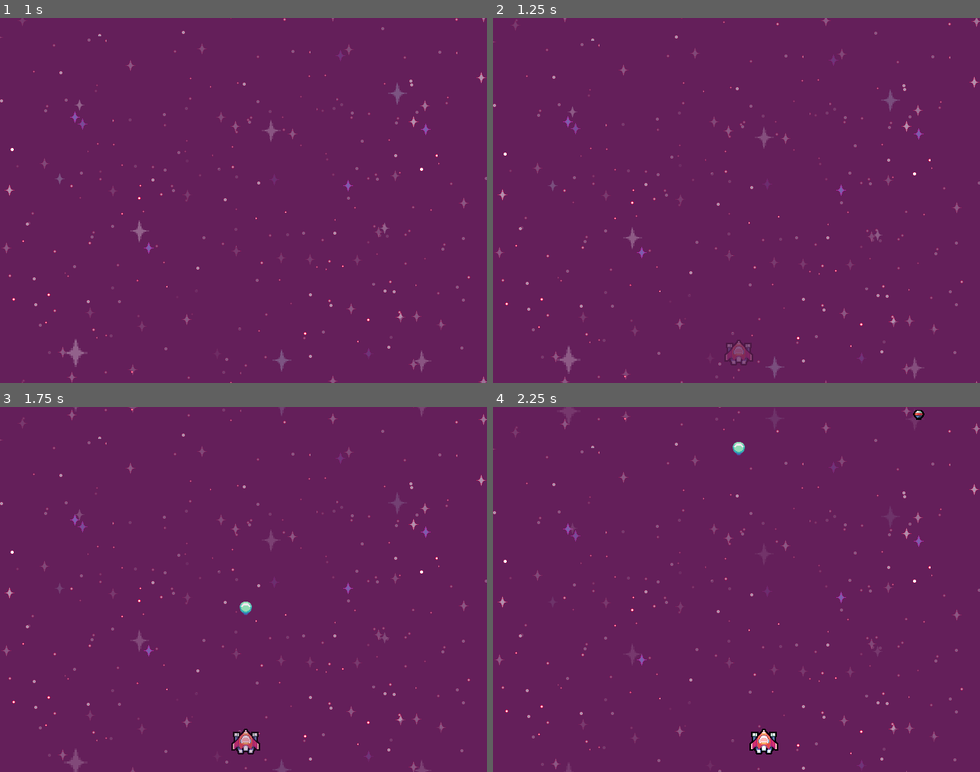
Above: before the commit, frames 1-4 (two rows, left to right).
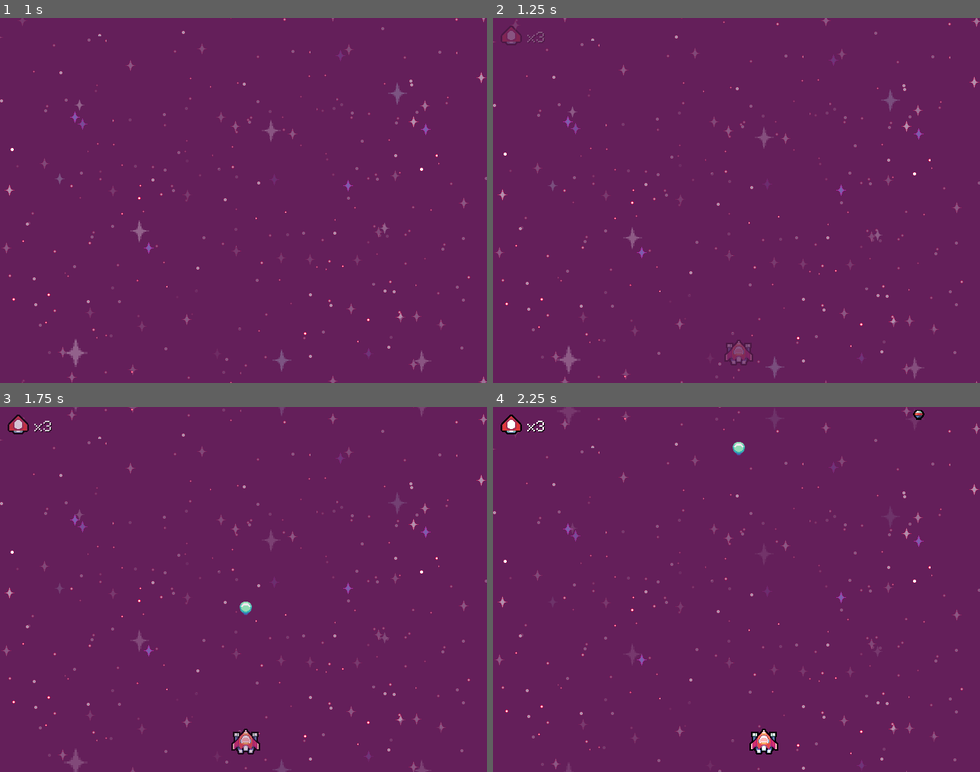
Above: after the commit, the same moments.

Repository: Bandeiraa/Space-Shooter-2.0
Game: Godot game, scene res://scenes/management/game_level.tscn
The game is run twice, just before and just after one commit, with the same random seed, the same clock (stepped at 60 frames per second) and the same inputs. The project has no main scene, so this scene is started directly.
Inputs:
- Up to frame 1 (1 s): hold D (right) from 0.53 s (still down); tap Q (shoot) at 0.6 s
- Up to frame 2 (1.25 s): keep holding D (right)
- Up to frame 3 (1.75 s): release D (right) at 1.28 s; hold A (left) from 1.28 s (still down); tap Q (shoot) at 1.35 s
- Up to frame 4 (2.25 s): release A (left) at 2.03 s; hold D (right) from 2.03 s (still down); tap Q (shoot) at 2.1 s

Frame 1 is identical in both runs. In frame 2, 0.1% of the frame differs, in the area x 2-11%, y 2-8%; in frame 3, 0.2%, in the area x 1-11%, y 2-8%; in frame 4, 0.2%.

Commit message:
Interface (WIP)

Diff:
--- /dev/null
+++ b/scenes/environment/interface.tscn
@@ -0,0 +1,78 @@
+[gd_scene load_steps=7 format=2]
+
+[ext_resource path="res://assets/hud/lives_icon.png" type="Texture" id=1]
+[ext_resource path="res://assets/hud/font/monogram.ttf" type="DynamicFontData" id=2]
+[ext_resource path="res://scripts/environment/interface.gd" type="Script" id=3]
+
+[sub_resource type="DynamicFont" id=1]
+size = 32
+font_data = ExtResource( 2 )
+
+[sub_resource type="Animation" id=3]
+length = 0.001
+tracks/0/type = "value"
+tracks/0/path = NodePath("HBox:modulate")
+tracks/0/interp = 1
+tracks/0/loop_wrap = true
+tracks/0/imported = false
+tracks/0/enabled = true
+tracks/0/keys = {
+"times": PoolRealArray( 0 ),
+"transitions": PoolRealArray( 1 ),
+"update": 0,
+"values": [ Color( 1, 1, 1, 0 ) ]
+}
+
+[sub_resource type="Animation" id=2]
+resource_name = "show_interface"
+tracks/0/type = "value"
+tracks/0/path = NodePath("HBox:modulate")
+tracks/0/interp = 1
+tracks/0/loop_wrap = true
+tracks/0/imported = false
+tracks/0/enabled = true
+tracks/0/keys = {
+"times": PoolRealArray( 0, 1 ),
+"transitions": PoolRealArray( 1, 1 ),
+"update": 0,
+"values": [ Color( 1, 1, 1, 0 ), Color( 1, 1, 1, 1 ) ]
+}
+
+[node name="Interface" type="CanvasLayer" groups=["interface"]]
+script = ExtResource( 3 )
+
+[node name="HBox" type="HBoxContainer" parent="."]
+modulate = Color( 1, 1, 1, 0 )
+margin_left = 10.0
+margin_top = 10.0
+margin_right = 62.0
+margin_bottom = 26.0
+__meta__ = {
+"_edit_use_anchors_": false
+}
+
+[node name="LivesIcon" type="TextureRect" parent="HBox"]
+margin_right = 28.0
+margin_bottom = 26.0
+texture = ExtResource( 1 )
+__meta__ = {
+"_edit_use_anchors_": false
+}
+
+[node name="LivesCount" type="Label" parent="HBox"]
+margin_left = 32.0
+margin_right = 62.0
+margin_bottom = 26.0
+rect_min_size = Vector2( 30, 20 )
+custom_colors/font_color_shadow = Color( 0, 0, 0, 1 )
+custom_fonts/font = SubResource( 1 )
+text = "x3"
+align = 1
+valign = 1
+__meta__ = {
+"_edit_use_anchors_": false
+}
+
+[node name="Animation" type="AnimationPlayer" parent="."]
+anims/RESET = SubResource( 3 )
+anims/show_interface = SubResource( 2 )
--- a/scenes/management/game_level.tscn
+++ b/scenes/management/game_level.tscn
@@ -11,6 +11,7 @@
 [ext_resource path="res://scenes/management/spawner/gem_spawner.tscn" type="PackedScene" id=9]
 [ext_resource path="res://scenes/management/spawner/crate_spawner.tscn" type="PackedScene" id=10]
 [ext_resource path="res://scenes/management/spawner/miscellaneous_spawner.tscn" type="PackedScene" id=11]
+[ext_resource path="res://scenes/environment/interface.tscn" type="PackedScene" id=12]
 
 [node name="GameLevel" type="Node2D" groups=["game_level"]]
 script = ExtResource( 2 )
@@ -19,3 +20,5 @@
 spawner_list = [ ExtResource( 8 ), ExtResource( 9 ), ExtResource( 10 ), ExtResource( 11 ) ]
 
 [node name="Background" parent="." instance=ExtResource( 1 )]
+
+[node name="Interface" parent="." instance=ExtResource( 12 )]
--- /dev/null
+++ b/scripts/environment/interface.gd
@@ -0,0 +1,18 @@
+extends CanvasLayer
+
+onready var animation: AnimationPlayer = get_node("Animation")
+onready var lives_count: Label = get_node("HBox/LivesCount")
+
+var lives: int = 3
+
+func _ready() -> void:
+	lives_count.text = "x" + str(lives)
+
+
+func start() -> void:
+	animation.play("show_interface")
+
+
+func update_lives_count() -> void:
+	lives -= 1
+	lives_count.text = "x" + str(lives)
--- a/scripts/management/game_level.gd
+++ b/scripts/management/game_level.gd
@@ -1,5 +1,7 @@
 extends Node2D
 class_name GameLevel
+
+onready var interface: CanvasLayer = get_node("Interface")
 
 export(Vector2) var initial_ship_position
 
@@ -8,7 +10,7 @@
 
 func start() -> void:
 	get_random_ship()
-
+	interface.start()
 	for spawner in spawner_list:
 		instance_spawner(spawner)
 
--- a/scripts/player/stats.gd
+++ b/scripts/player/stats.gd
@@ -12,6 +12,7 @@
 var velocity: Vector2
 
 var health: float = 5
+var initial_health: float = 5
 
 var attack_cooldown: float = 1.0
 var invulnerability_cooldown: float = 1.0
@@ -30,6 +31,8 @@
 
 var gold: int = 0
 var score: int = 0
+
+var lives: int = 3
 
 export(NodePath) var invulnerability_timer_ref
 
@@ -69,7 +72,12 @@
 		update_health(damage)
 
 	if health <= 0:
-		print("Kill")
+		lives -= 1
+		get_tree().call_group("interface", "update_lives_count")
+		health = initial_health
+
+	if lives == 0:
+		print("game over")
 
 
 func update_health(damage):
Binary file added: assets/hud/font/monogram.ttf
Not shown: 1 places in scenes/management/game_level.tscn that only renumber resources
